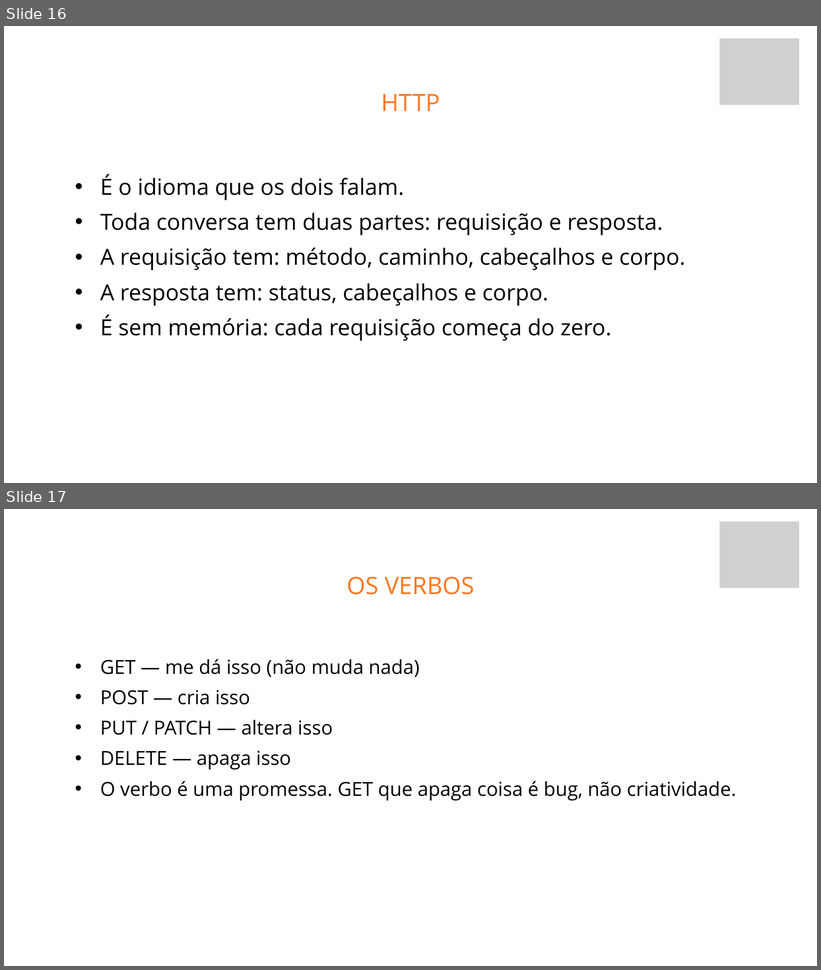
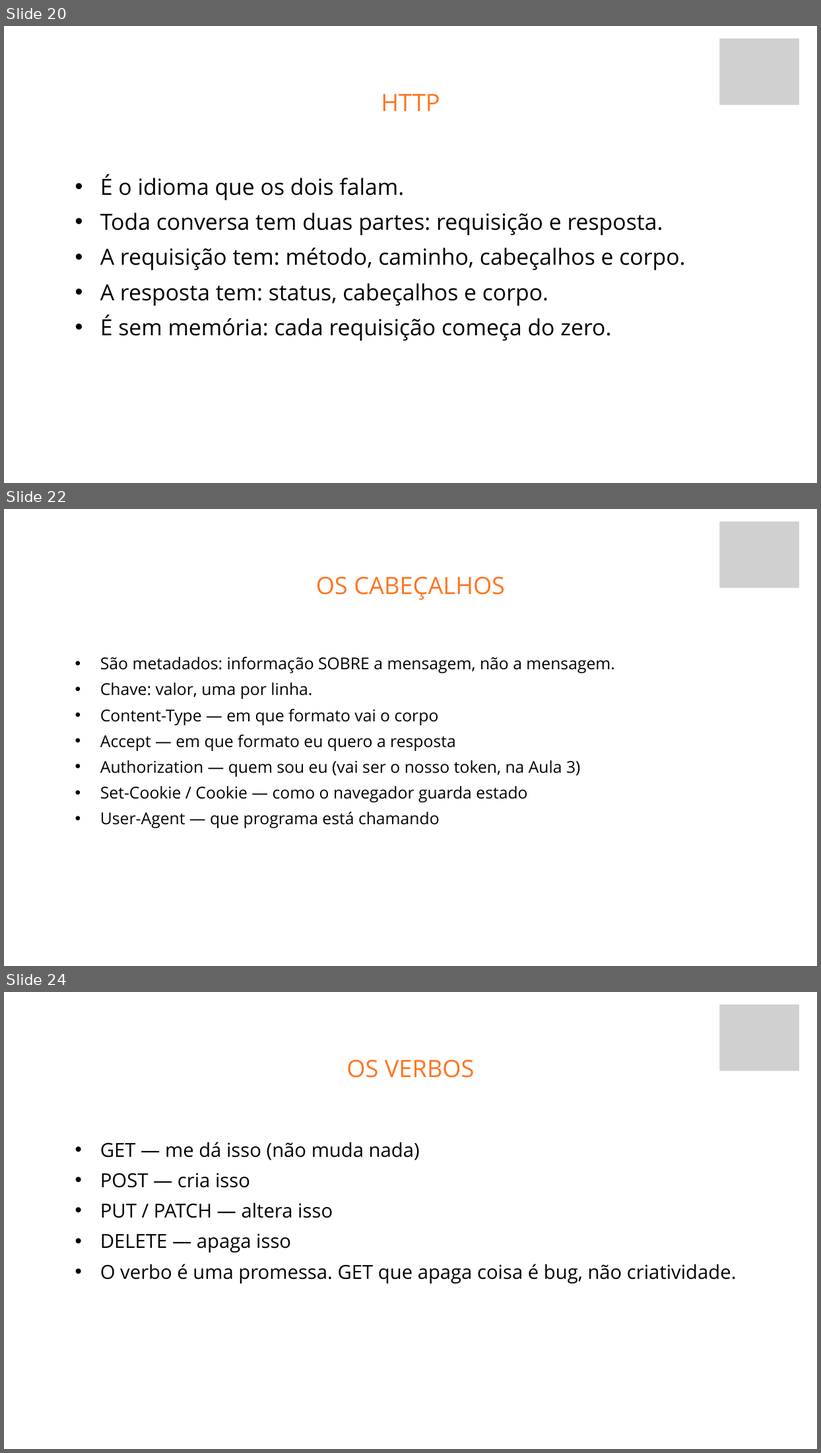
Before and after one commit to fabriciosiqueira08/capacitacao-gabarito, a slide deck: slides/build/aula-01-fundamentos-de-back-end.pptx. Shown one above the other, each under a label of ours: slides 16 and 17 before the commit, slides 20, 22 and 24 after it; the slides between them are not shown. The pictures are 821x970 and 821x1453 pixels, drawn with LibreOffice and Linux fonts; fonts in the diff are those of the drawing; grey boxes stand for pictures; background and template pictures are left out. Boxes give left, top, right and bottom in pixels: in the first picture for what was removed or moved away, otherwise in the second. Text is boxed around its words. In the diff, an @@ line names an element or a change of style, - is before the commit and + after.

```diff
--- a/slides/build/aula-01-fundamentos-de-back-end.pptx
+++ b/slides/build/aula-01-fundamentos-de-back-end.pptx
@@ slide 22 added at (4, 509, 817, 966), background picture (left out) @@
@@ picture added at (719, 522, 799, 588) @@
@@ text added at (316, 576, 505, 600), 42.4 pt, text #FF751F @@
+OS CABEÇALHOS
@@ text added at (100, 657, 615, 828), 28.9 pt, text #000000 @@
+  • São metadados: informação SOBRE a mensagem, não a mensagem.
+  • Chave: valor, uma por linha.
+  • Content-Type — em que formato vai o corpo
+  • Accept — em que formato eu quero a resposta
+  • Authorization — quem sou eu (vai ser o nosso token, na Aula 3)
+  • Set-Cookie / Cookie — como o navegador guarda estado
+  • User-Agent — que programa está chamando
@@ what was slide 16 is now slide 20 @@
@@ what was slide 17 is now slide 24 @@
```
Also in this commit, not shown: 12 other slides added, 25 other files.
